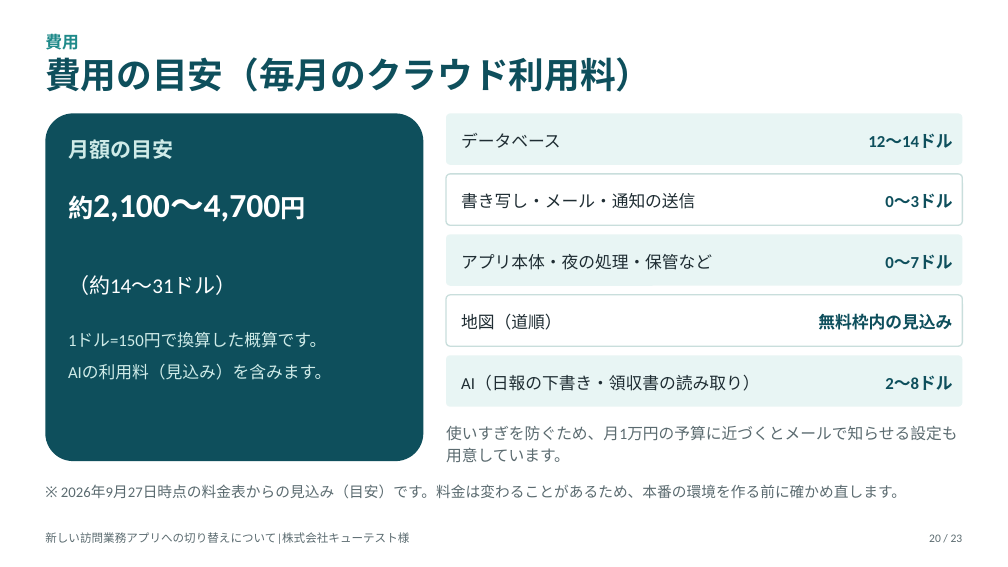
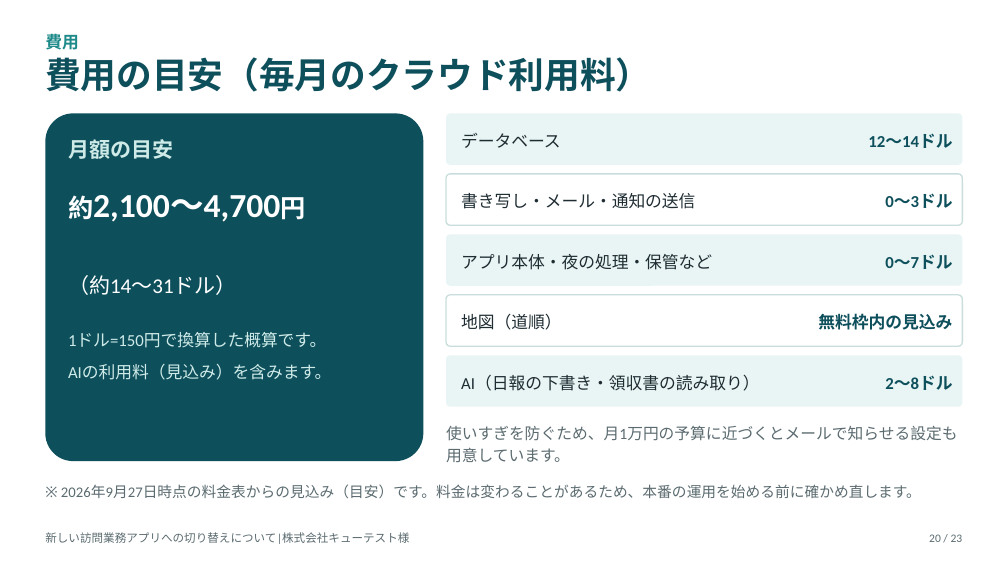
Before and after one commit to katahimo-dev/katahimo-app, a slide deck: slide 20 of doc/partner/新アプリ切替のご説明_キューテスト様.pptx. Drawn at 1008x567 pixels with LibreOffice and Linux fonts; fonts in the diff are those of the drawing. Boxes give left, top, right and bottom in pixels: in the first picture for what was removed or moved away, otherwise in the second. Text is boxed around its words. In the diff, an @@ line names an element or a change of style, - is before the commit and + after.

```diff
--- a/doc/partner/新アプリ切替のご説明_キューテスト様.pptx
+++ b/doc/partner/新アプリ切替のご説明_キューテスト様.pptx
@@ text at (91, 484, 921, 498): text changed @@
-※ 2026年9月27日時点の料金表からの見込み（目安）です。料金は変わることがあるため、本番の環境を作る前に確かめ直します。
+※ 2026年9月27日時点の料金表からの見込み（目安）です。料金は変わることがあるため、本番の運用を始める前に確かめ直します。
```
Also in this commit, not shown: 4 other slides changed, 21 other files.
